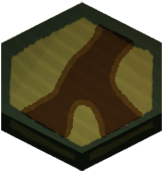
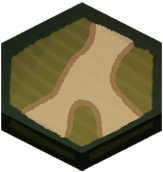
Two versions of the same layered image (163×172). Layer-by-layer changes:
pixels changed over [left=20, top=22, right=144, bottom=139] (layer not identified)
